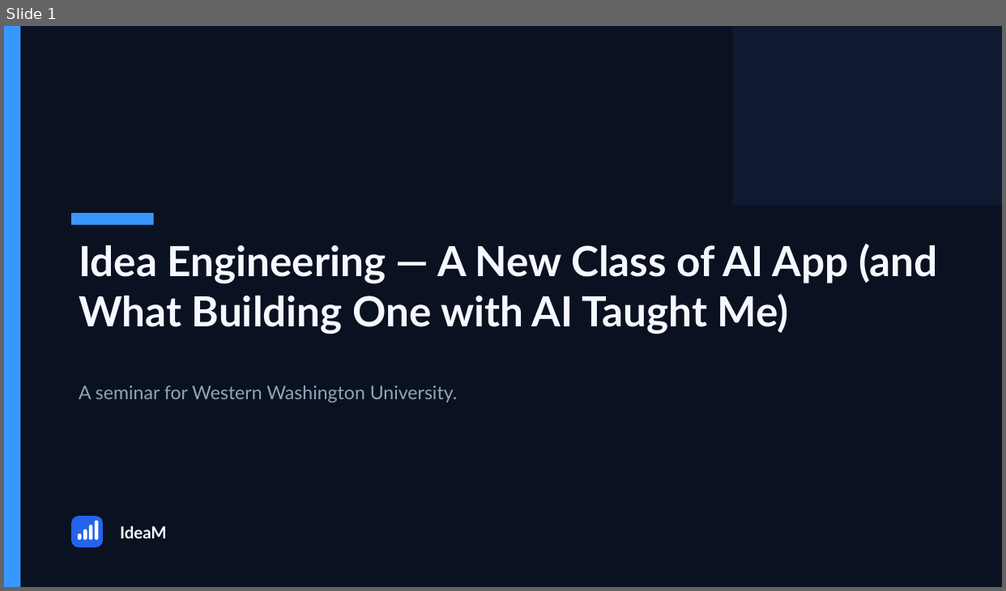
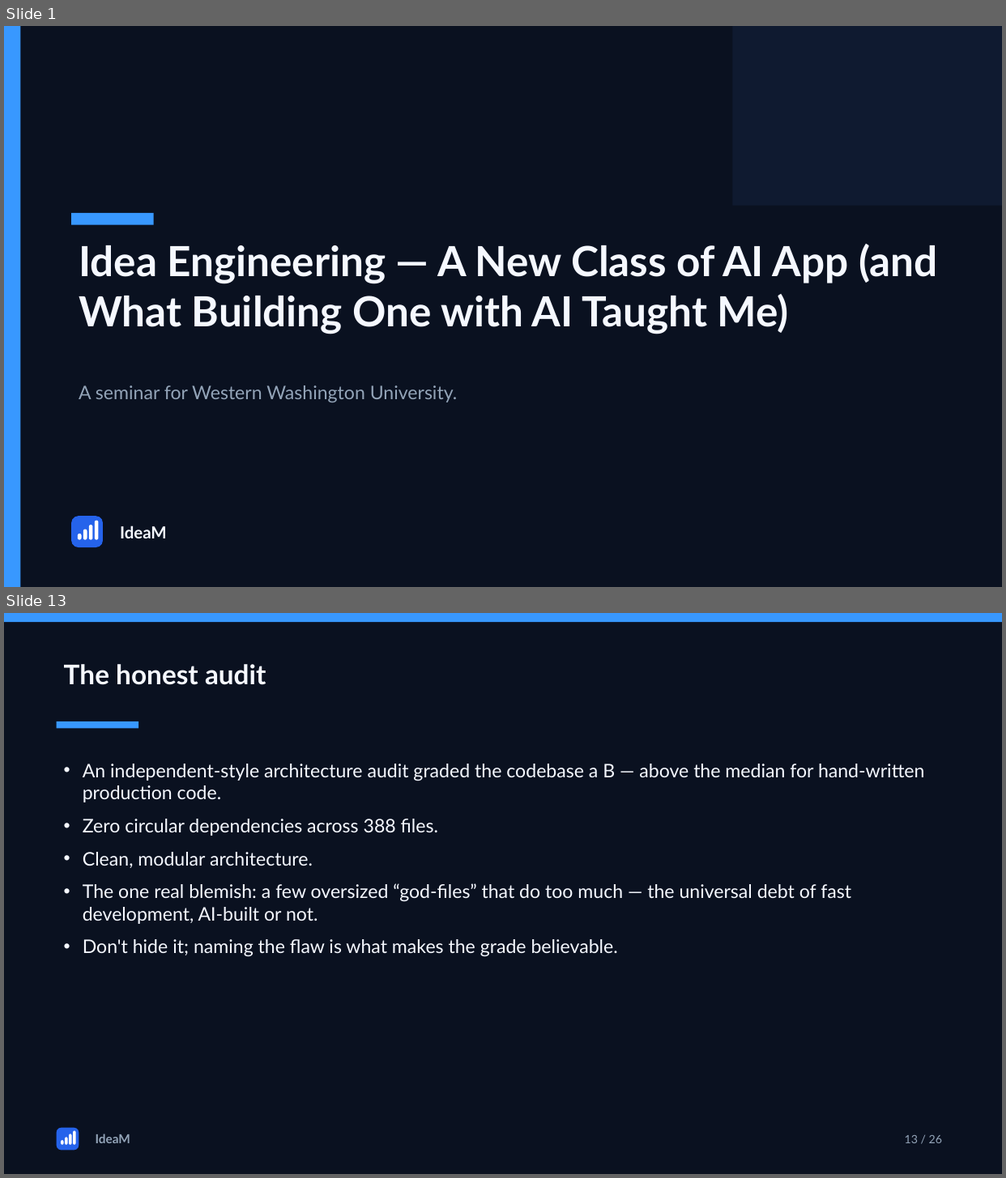
Before and after one commit to hjachter/IdiamPro, a slide deck: public/ideam-seminar.pptx. Shown one above the other, each under a label of ours: slide 1 before the commit, slides 1 and 13 after it; the slides between them are not shown. The pictures are 1006x591 and 1006x1178 pixels, drawn with LibreOffice and Linux fonts; fonts in the diff are those of the drawing. Boxes give left, top, right and bottom in pixels: in the first picture for what was removed or moved away, otherwise in the second. Text is boxed around its words. In the diff, an @@ line names an element or a change of style, - is before the commit and + after.

```diff
--- a/public/ideam-seminar.pptx
+++ b/public/ideam-seminar.pptx
@@ slide 13 added at (4, 613, 1002, 1174), background #0A1120 @@
@@ rectangle added at (4, 613, 1002, 622), fill #3898FF @@
@@ text added at (64, 664, 266, 685), 26 pt, text #F5F8FF, bold @@
+The honest audit
@@ rectangle added at (57, 722, 138, 728), fill #3898FF @@
@@ text added at (83, 764, 925, 957), 18 pt, text #F5F8FF @@
+• An independent-style architecture audit graded the codebase a B — above the median for hand-written production code.
+• Zero circular dependencies across 388 files.
+• Clean, modular architecture.
+• The one real blemish: a few oversized “god-files” that do too much — the universal debt of fast development, AI-built or not.
+• Don't hide it; naming the flaw is what makes the grade believable.
@@ rounded rectangle added at (57, 1128, 79, 1151), fill #2563EB @@
@@ rounded rectangle added at (61, 1141, 64, 1145), fill #FFFFFF @@
@@ rounded rectangle added at (65, 1138, 68, 1145), fill #FFFFFF @@
@@ rounded rectangle added at (69, 1134, 72, 1144), fill #FFFFFF @@
@@ rounded rectangle added at (73, 1131, 76, 1145), fill #FFFFFF @@
@@ text added at (96, 1134, 130, 1144), 12 pt, text #93A4B8, bold @@
+IdeaM
@@ text added at (905, 1135, 942, 1144), 11 pt, text #93A4B8 @@
+13 / 26
```
Also in this commit, not shown: 9 slides changed, 14 other slides added, 3 other files.
